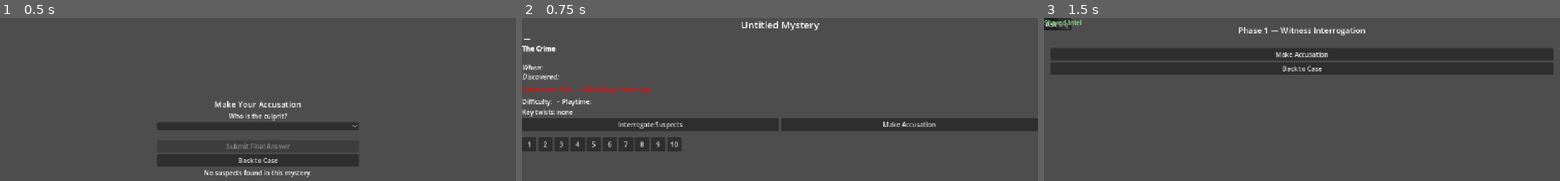
Above: before the commit, frames 1-3 (left to right).
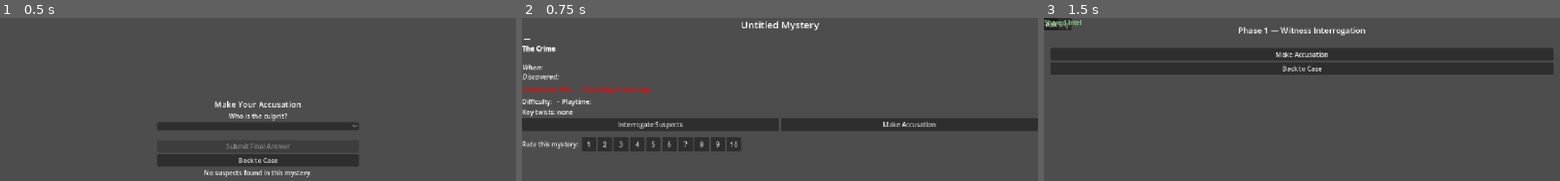
Above: after the commit, the same moments.

Repository: Blutomania/SocialGaming
Game: Godot game, scene res://scenes/ui/Accusation.tscn
The game is run twice, just before and just after one commit, with the same random seed, the same clock (stepped at 60 frames per second) and the same inputs. This scene is started directly instead of the project's main scene.
Inputs:
- Up to frame 1 (0.5 s): no input
- Up to frame 2 (0.75 s): click "Back to Case" at 0.5 s
- Up to frame 3 (1.5 s): click "Interrogate Suspects" at 1.25 s

Frame 1 is identical in both runs. In frame 2, 2.2% of the frame differs, in the area x 0-43%, y 73-82%; in frame 3, nothing differs.
Error before the commit: Cannot call method 'get_children' on a null value. (res://scripts/ui/interrogation.gd:192)
Error after the commit: Cannot call method 'get_children' on a null value. (res://scripts/ui/interrogation.gd:199)

Commit message:
CYM: walk the single-player screens; four more playtest bugs
The wiring checker cannot see whether one screen writes what the next
screen reads, so the PC path was walked by hand: MainMenu ->
MysteryGeneration -> CaseDisplay -> Interrogation -> Accusation ->
ResultScreen.

Verified rather than assumed: single-player budgets are all 0 because
the server hands them out on game create/join, and _check_phase_complete
advances to the multiplayer share screen the moment a budget hits 0 --
but _on_legacy_reply never calls it, so single-player is unaffected.
Correct, undocumented, now recorded. Its visible half was still wrong:
"0 questions remaining" on a screen allowing unlimited questions.

_slug is assigned after _save_mystery writes the file, so it exists only
on the in-memory dict. 0 of 18 saved mysteries have one. Both rating
widgets skip the request on an empty slug, and result_screen dims its
buttons regardless -- so rating a mystery loaded from the browse list
did nothing and looked like it worked. That is Design Principle 1's
creator feedback loop, dead on the path just made clickable. get_mystery
now derives it from the filename, fixing the 18 existing files too.

CaseDisplay's rating row destroyed its own label: it freed every child
of ViabilityRow then re-added viability_label, which is already a child
of that row, so add_child raised and the queue_free deleted it.

And a mystery can be unwinnable while the engine knows it is. The Smurf
mystery has a two-culprit prose solution.culprit, so exact matching made
every accusation wrong including both correct ones. coherence_validator
catches this precisely -- P1.C4.culprit_not_in_characters, BLOCKING,
"Chain is broken; players can never identify them" -- and the pipeline
saved and served it anyway. The engine is not what failed.

Fixed at two altitudes: substring matching with a guard so a short name
cannot match inside a longer one, validated against all 16 real
mysteries and an adversarial case; and an on-screen warning so a
generation defect stops reaching the player as their own mistake. The
cause -- whether a BLOCKING report should block saving or serving --
costs API calls to fix and is logged as item 18 rather than decided
unilaterally.

check_mystery_playable.py asks the narrow pre-playtest question. 18
checked, 0 unwinnable.

Co-Authored-By: Claude Opus 5 <noreply@anthropic.com>
Claude-Session: https://claude.ai/code/session_01X8rRRwWt4W8wqmS8kLMtgh

Diff:
--- a/godot/scripts/ui/accusation.gd
+++ b/godot/scripts/ui/accusation.gd
@@ -37,6 +37,21 @@
 	if suspect_dropdown.item_count == 0:
 		submit_button.disabled = true
 		status_label.text = "No suspects found in this mystery."
+	else:
+		_warn_if_unsolvable()
+
+## Playtest aid: say so on screen when no listed suspect can possibly be the
+## answer. The coherence report already knows (it is why _coherence.passed is
+## false), but nothing acted on that verdict, so the failure used to reach the
+## player as an ordinary "Wrong" and looked like their mistake.
+func _warn_if_unsolvable() -> void:
+	var culprit: String = GameState.current_mystery.get("solution", {}).get("culprit", "")
+	var suspects := _mystery.suspect_names()
+	for s in suspects:
+		if _is_culprit(str(s), culprit, suspects):
+			return
+	status_label.text = "⚠ This mystery's solution names no listed suspect — it cannot be solved as generated."
+	status_label.modulate = Color.ORANGE
 
 # ---------------------------------------------------------------------------
 # Handlers
@@ -50,10 +65,33 @@
 	)
 	confirm_dialog.popup_centered()
 
+## Returns true if `accused` is named as a culprit in `culprit_field`.
+##
+## solution.culprit is meant to be exactly one character name, and
+## coherence_validator raises P1.C4.culprit_not_in_characters (BLOCKING,
+## "Chain is broken; players can never identify them") when it is not.
+## Generation still produces prose for multi-culprit solutions -- one saved
+## mystery reads "Smurfwick the Craftsmurf (primary architect) and Smurfadel,
+## Master of Adornment (accomplice who physically carried the Star)". Under
+## exact equality every accusation on such a mystery is wrong, including the
+## correct one, so the game cannot be won at all. Substring matching makes it
+## winnable without pretending the underlying data is clean.
+func _is_culprit(accused: String, culprit_field: String, all_suspects: Array) -> bool:
+	if accused == culprit_field:
+		return true
+	if accused.is_empty() or not culprit_field.contains(accused):
+		return false
+	# A shorter name can sit inside a longer one ("Smurf" inside "Smurfwick"),
+	# in which case a substring hit proves nothing about who was named.
+	for other in all_suspects:
+		if other != accused and str(other).contains(accused):
+			return false
+	return true
+
 func _on_confirmed() -> void:
 	var solution: Dictionary = GameState.current_mystery.get("solution", {})
 	var culprit: String = solution.get("culprit", "")
-	var correct: bool = _selected_suspect == culprit
+	var correct: bool = _is_culprit(_selected_suspect, culprit, _mystery.suspect_names())
 
 	GameState.accusation_result = {
 		"correct": correct,
--- a/godot/scripts/ui/case_display.gd
+++ b/godot/scripts/ui/case_display.gd
@@ -144,10 +144,15 @@
 	evidence_container.add_child(lbl)
 
 func _build_viability_buttons() -> void:
+	# Free only the buttons this function added. The previous version freed
+	# every child and then re-added viability_label -- but that label is a
+	# child of ViabilityRow in the scene, so add_child() on it raises
+	# "already has a parent", and the queue_free() then deleted it at the end
+	# of the frame. The row lost its label and printed an engine error.
 	for child in viability_hbox.get_children():
-		child.queue_free()
+		if child != viability_label:
+			child.queue_free()
 	viability_label.text = "Rate this mystery: "
-	viability_hbox.add_child(viability_label)
 	for i in range(1, 11):
 		var btn := Button.new()
 		btn.text = str(i)
--- a/godot/scripts/ui/interrogation.gd
+++ b/godot/scripts/ui/interrogation.gd
@@ -98,7 +98,14 @@
 	match ip:
 		GameState.InvestPhase.WITNESS:
 			phase_label.text = "Phase 1 — Witness Interrogation"
-			budget_label.text = "%d questions remaining" % GameState.witness_budget
+			# Budgets are handed out by the server on game create/join, so in
+			# single-player they are all 0 -- which rendered as "0 questions
+			# remaining" on a screen that in fact allows unlimited questions
+			# (_on_legacy_reply deliberately never calls _check_phase_complete).
+			if _is_multiplayer:
+				budget_label.text = "%d questions remaining" % GameState.witness_budget
+			else:
+				budget_label.text = "Ask as many questions as you like."
 		GameState.InvestPhase.INVESTIGATION:
 			phase_label.text = "Phase 2 — Crime Scene Investigation"
 			budget_label.text = "%d investigations remaining" % GameState.investigation_budget
Not shown, changed: CLAUDE.md
Not shown, changed: SESSIONS.md
Not shown, added: scripts/check_mystery_playable.py
Not shown, changed: server/main.py
